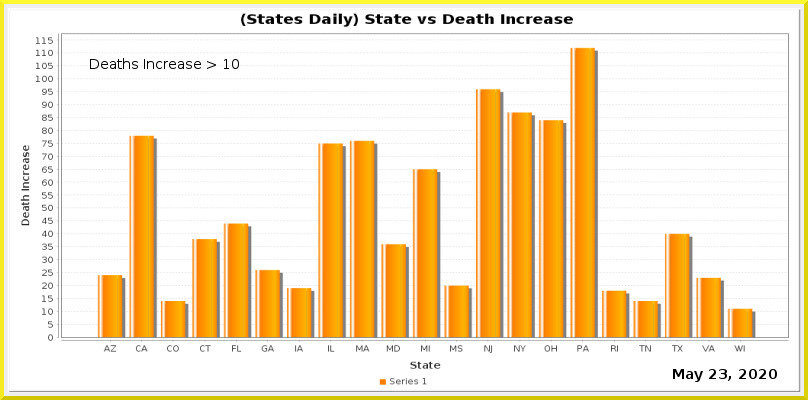
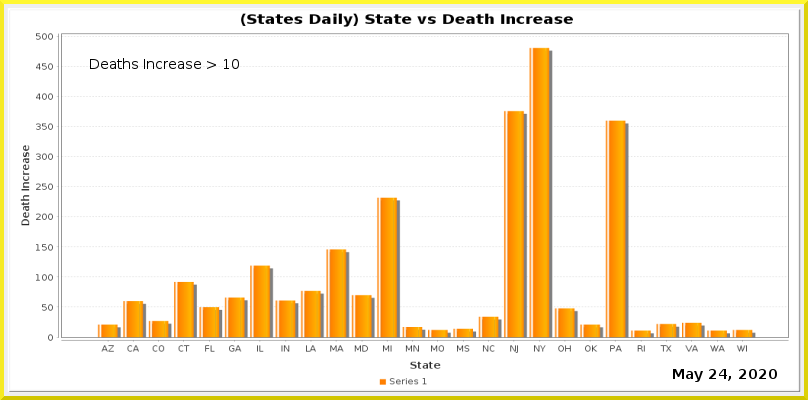
The second (808, 400) image is a revision of the first. Changes to its layers:
painted on "Current Date" over [719, 369, 727, 379]
painted on "Date_vs_TestIncrease.png" over [36, 33, 789, 353]
